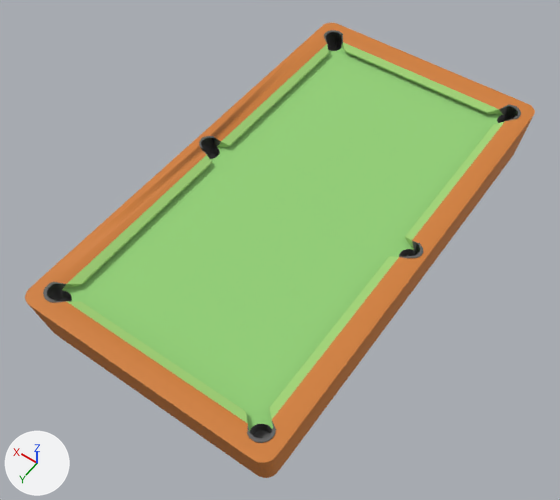
Two versions of the OBJ model media/models/Pool_Table_8ft.obj, one commit apart.
One viewpoint serves both versions: a 50 mm lens placed at (-1.45, 2.25, 3.78), pointed at (0.09, 0.1, 0.39). Lighting does not change. The marker at lower left points along +X, +Y and +Z. Where no turn or scale is listed for an object, it has been applied to the vertices.

Names of what the first picture shows: 'Cylinder_Cylinder.001'.
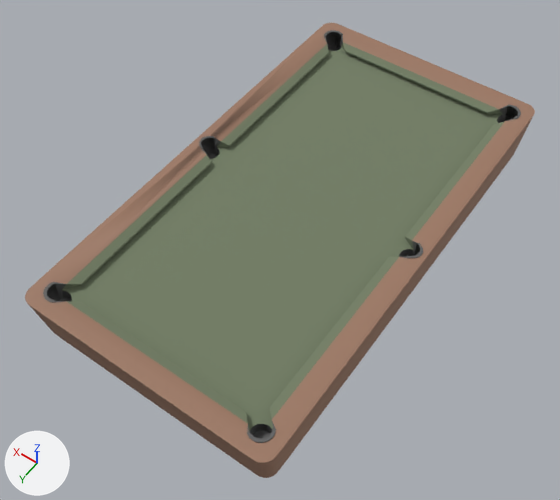
The change, as a list of edits to the scene's bpy script:
```text
Change mat_rail:
    mat_rail.base_color: (0.36, 0.64, 0.186) -> (0.171, 0.209, 0.13)  # green #a2d177 -> green #737e65
Change mat_felt:
    mat_felt.base_color: (0.3, 0.64, 0.19) -> (0.171, 0.209, 0.13)  # green #95d179 -> green #737e65
Change mat_wood:
    mat_wood.base_color: (0.64, 0.209, 0.0364) -> (0.332, 0.184, 0.122)  # orange #d17e36 -> brown #9c7762
```

Changed parts and their boxes [x1, y1, x2, y2] in the pictures (560 x 500 px):
'Cylinder_Cylinder.001', recoloured: [25, 23, 535, 478] in both
